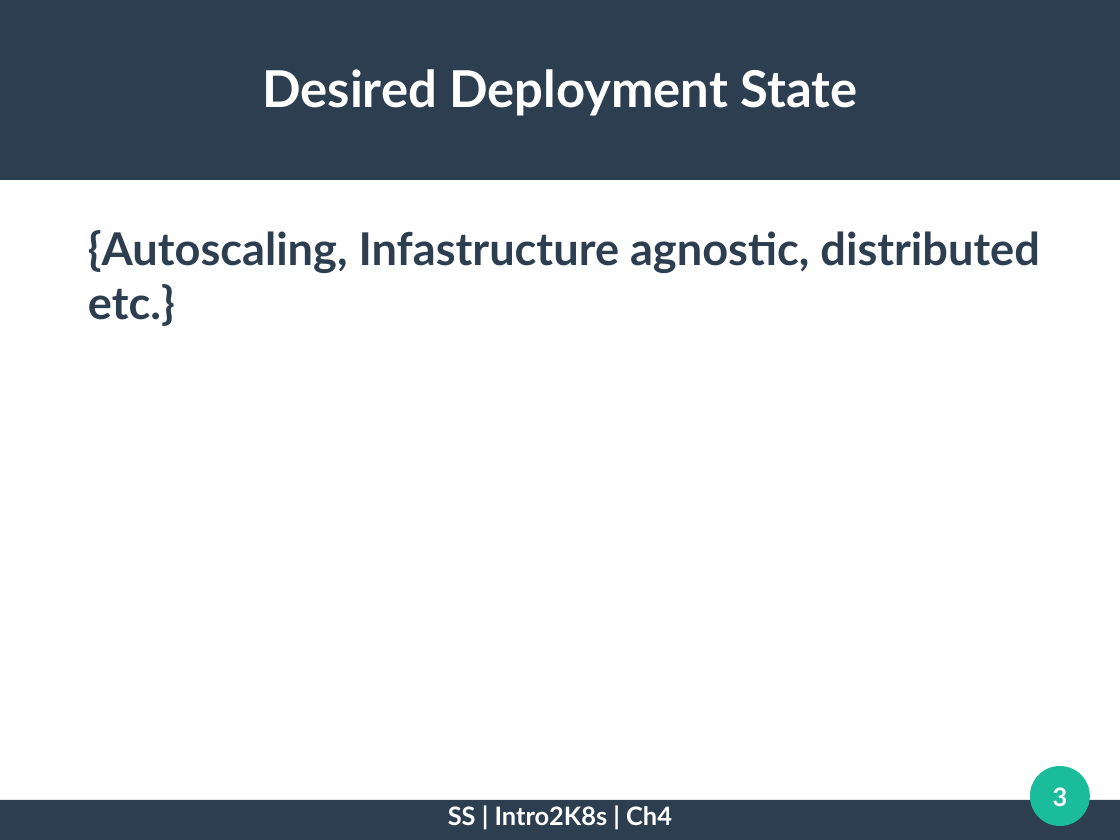
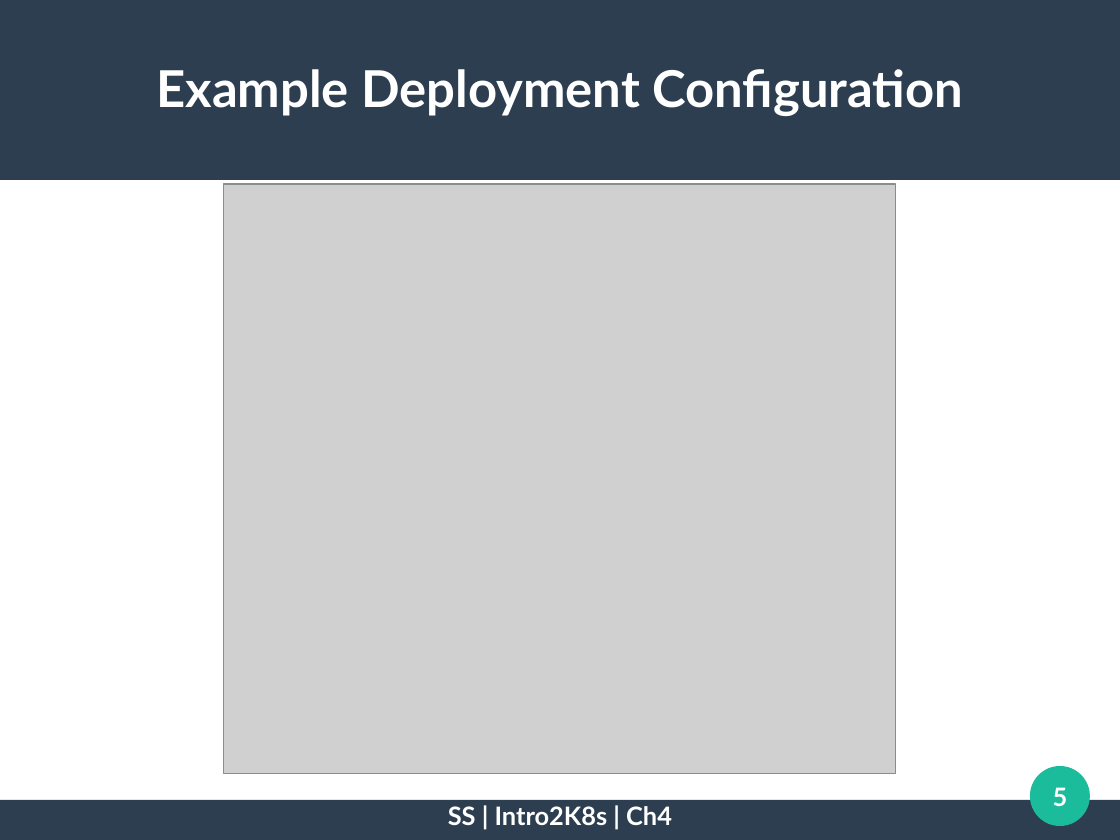
Before and after one commit to sufisalman/intro2k8s, a slide deck: slide 5 of chapter4/concepts/concepts4.odp (slide 3 before the commit). Drawn at 1120x840 pixels with LibreOffice and Linux fonts; fonts in the diff are those of the drawing; grey boxes stand for pictures. Boxes give left, top, right and bottom in pixels: in the first picture for what was removed or moved away, otherwise in the second. Text is boxed around its words. In the diff, an @@ line names an element or a change of style, - is before the commit and + after.

```diff
--- a/chapter4/concepts/concepts4.odp
+++ b/chapter4/concepts/concepts4.odp
@@ title at (156,69,963,116): text changed @@
-Desired Deployment State
+Example Deployment Configuration
@@ picture added at (224,184,895,773) @@
@@ text removed at (88,230,1040,326) @@
-{Autoscaling, Infastructure agnostic, distributed etc.}
@@ page number at (1053,787,1068,806): text changed @@
-3
+5
```
Also in this commit, not shown: 3 other slides changed, 1 slide added, 1 other file.
